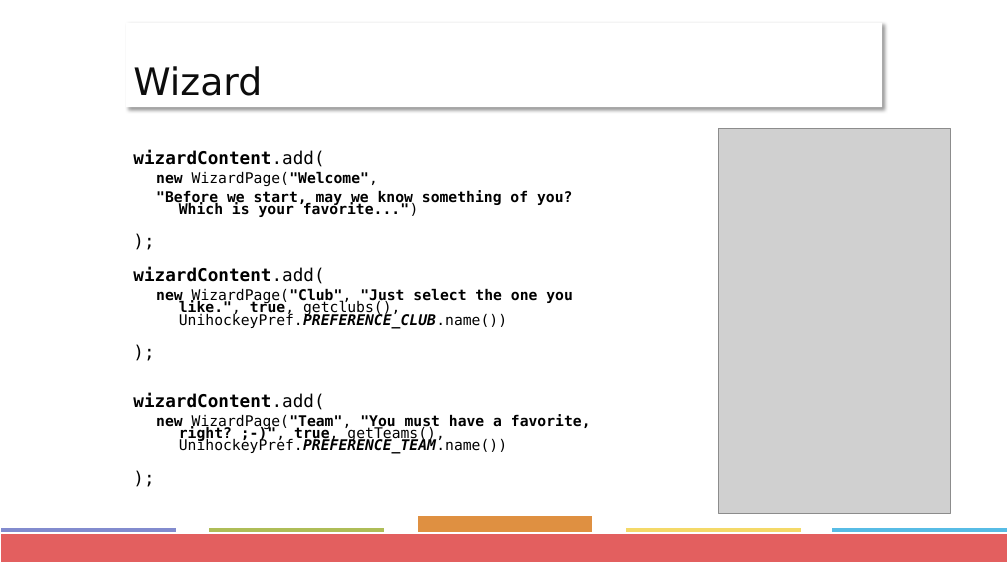
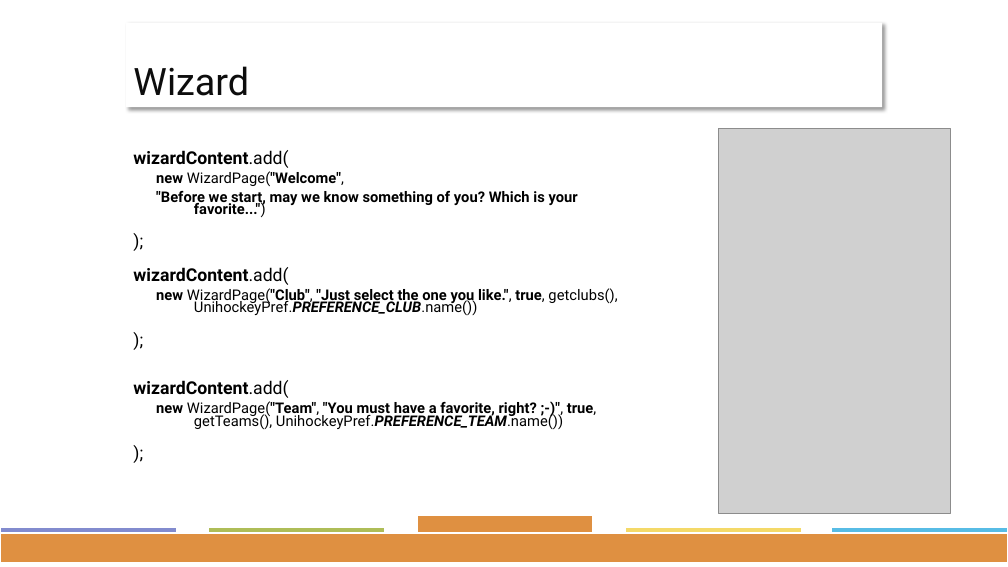
Before and after one commit to ffhsAndroidDenisTobias/androidProject, a slide deck: slide 15 of docs/Präsentation/Project-Presentation.pptx (slide 13 before the commit). Drawn at 1008x567 pixels with LibreOffice and Linux fonts; fonts in the diff are those of the drawing; grey boxes stand for pictures. Boxes give left, top, right and bottom in pixels: in the first picture for what was removed or moved away, otherwise in the second. Text is boxed around its words. In the diff, an @@ line names an element or a change of style, - is before the commit and + after.

```diff
--- a/docs/Präsentation/Project-Presentation.pptx
+++ b/docs/Präsentation/Project-Presentation.pptx
@@ title "Wizard" at (x1=126, y1=23, x2=882, y2=107): font DejaVu Sans to Roboto @@
@@ text "wizardContent.add(" at (x1=133, y1=150, x2=617, y2=429): font DejaVu Sans Mono to Roboto; indent changed @@
@@ rectangle at (x1=0, y1=533, x2=1008, y2=563): fill #E35F5F to #DF9041 @@
```
Also in this commit, not shown: 13 other slides changed, 5 slides added, 2 slides removed.
